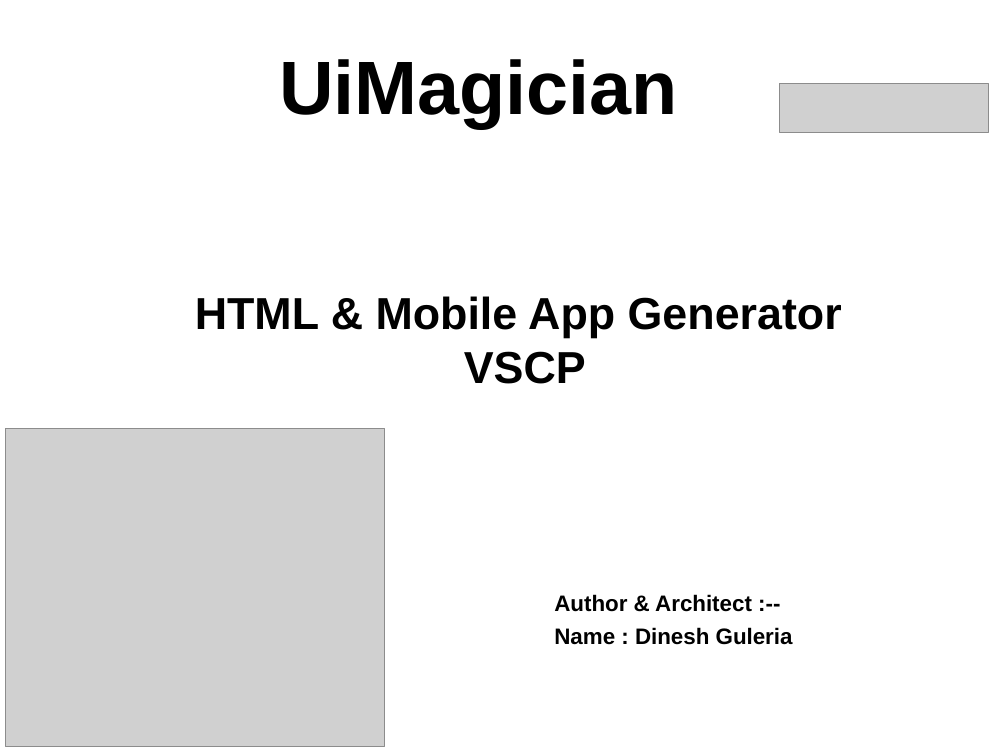
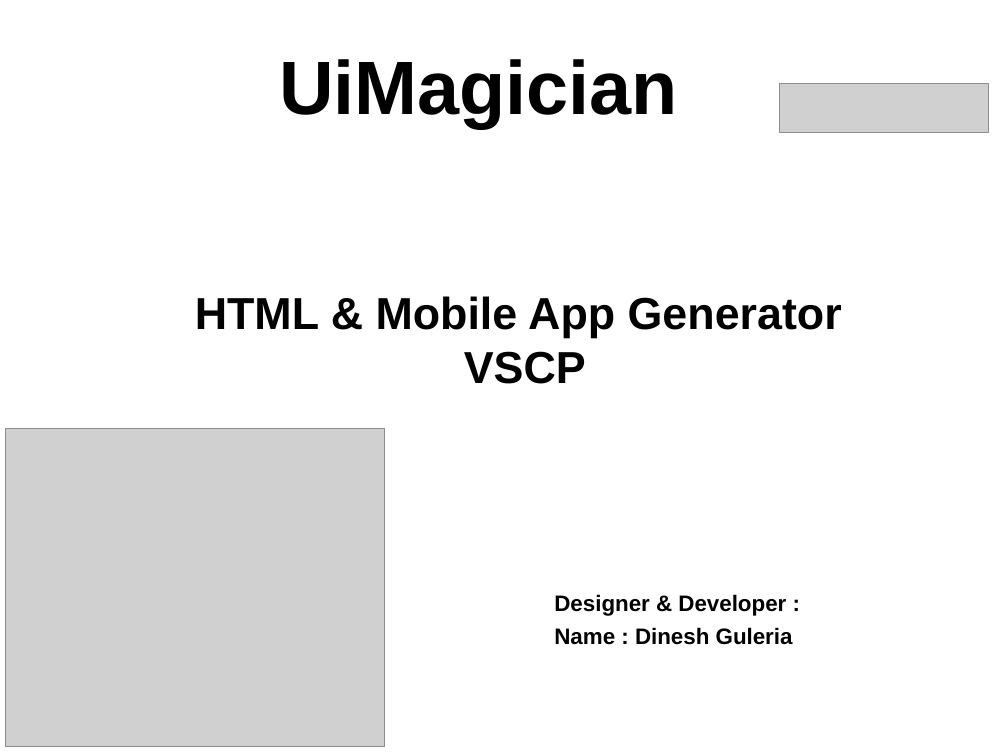
Before and after one commit to dinguluer/UiMagician, a slide deck: slide 1 of tutorials/I_UiMagician_Introduction.ppt. Drawn at 1008x756 pixels with LibreOffice and Linux fonts; fonts in the diff are those of the drawing; grey boxes stand for pictures; background and template pictures are left out. Boxes give left, top, right and bottom in pixels: in the first picture for what was removed or moved away, otherwise in the second. Text is boxed around its words. In the diff, an @@ line names an element or a change of style, - is before the commit and + after.

```diff
--- a/tutorials/I_UiMagician_Introduction.ppt
+++ b/tutorials/I_UiMagician_Introduction.ppt
@@ text at [554, 594, 786, 616]: text changed @@
-Author & Architect :--
+Designer & Developer :
```
Also in this commit, not shown: 3 other slides changed, 2 slides added, 1 slide removed, 1 other file.
